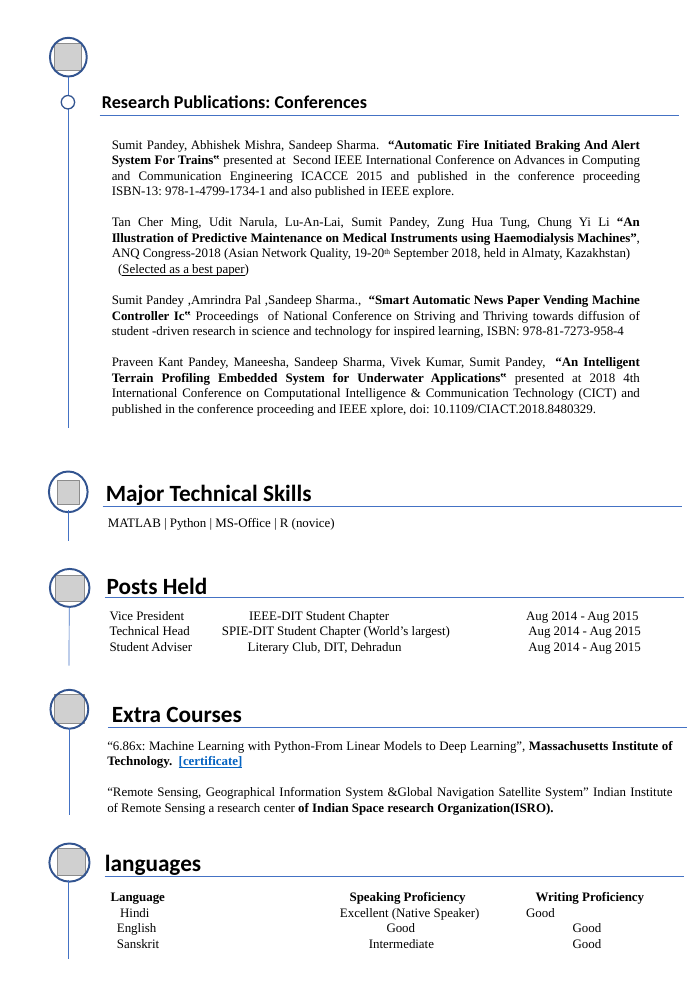
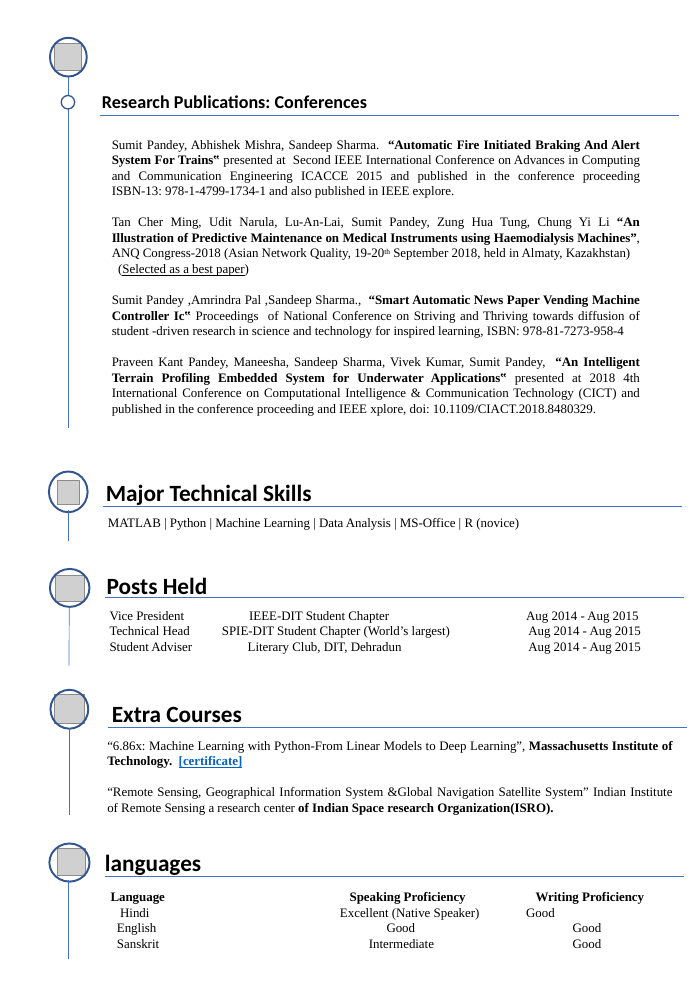
Before and after one commit to Sumit-ai/documents, a slide deck: slide 2 of sumit resume.pptx. Drawn at 698x1008 pixels with LibreOffice and Linux fonts; fonts in the diff are those of the drawing; grey boxes stand for pictures. Boxes give left, top, right and bottom in pixels: in the first picture for what was removed or moved away, otherwise in the second. Text is boxed around its words. In the diff, an @@ line names an element or a change of style, - is before the commit and + after.

```diff
--- a/sumit resume.pptx
+++ b/sumit resume.pptx
@@ text at <box>108,518,519,530</box>: text changed @@
-MATLAB | Python | MS-Office | R (novice)
+MATLAB | Python | Machine Learning | Data Analysis | MS-Office | R (novice)
```
Also in this commit, not shown: 1 other slide changed, 1 other file.
